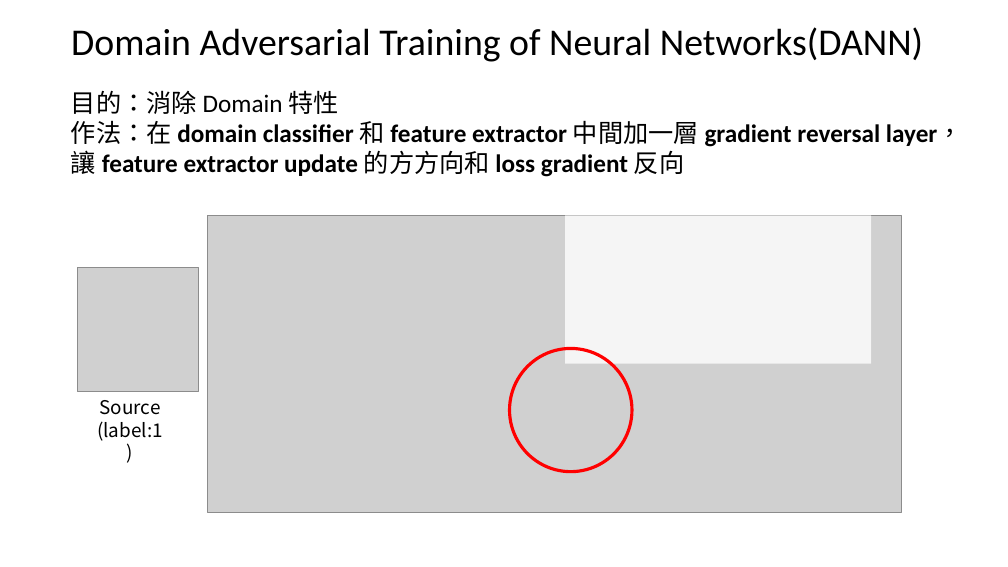
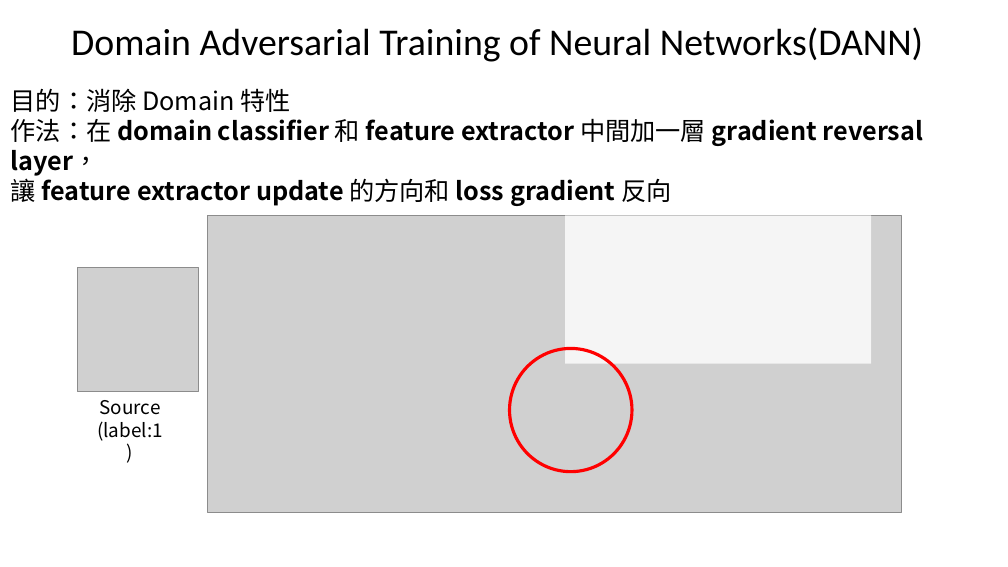
Before and after one commit to alicebook12220/yolov4_python, a slide deck: slide 27 of DA.pptx (slide 25 before the commit). Drawn at 1008x567 pixels with LibreOffice and Linux fonts; fonts in the diff are those of the drawing; grey boxes stand for pictures. Boxes give left, top, right and bottom in pixels: in the first picture for what was removed or moved away, otherwise in the second. Text is boxed around its words. In the diff, an @@ line names an element or a change of style, - is before the commit and + after.

```diff
--- a/DA.pptx
+++ b/DA.pptx
@@ text "目的：消除 Domain 特性": place and size @@
-text "目的：消除 Domain 特性" at <box>71,90,963,177</box>
+text "目的：消除 Domain 特性" at <box>11,88,923,206</box>
@@ text at <box>11,88,923,176</box>: font Calibri to Noto Sans CJK SC in "目的：消除 Domain 特性", "作法：在 domain classifier 和 feature extractor 中間加一層 ..." @@
@@ text at <box>11,175,671,206</box>: text changed; font Calibri to Noto Sans CJK SC @@
-讓 feature extractor update 的⽅方向和 loss gradient 反向
+讓 feature extractor update 的方向和 loss gradient 反向
```
Also in this commit, not shown: 12 other slides changed, 4 slides added.
